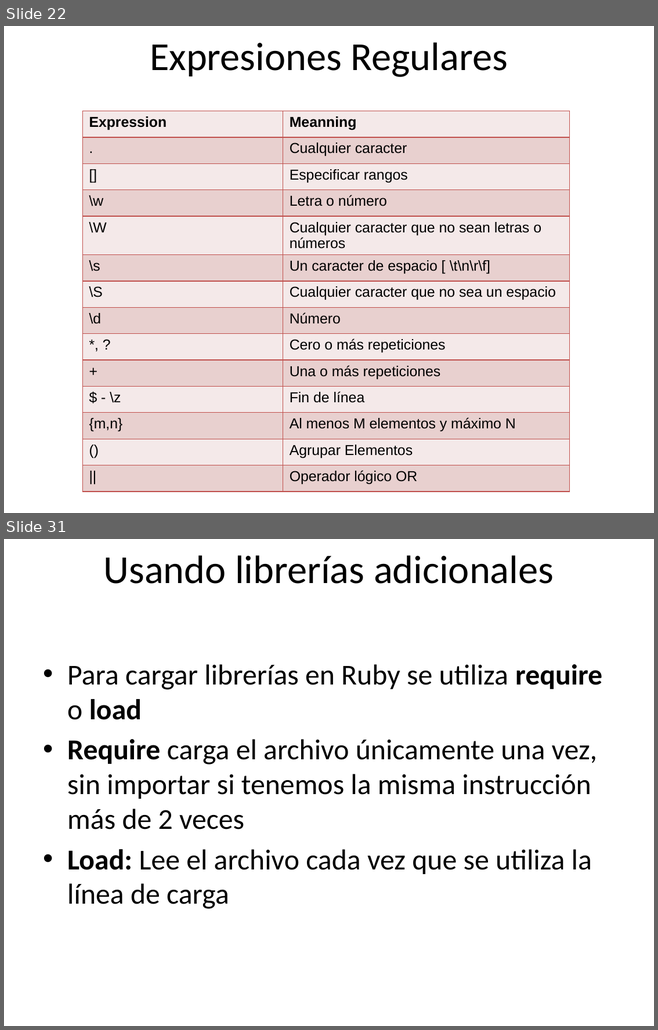
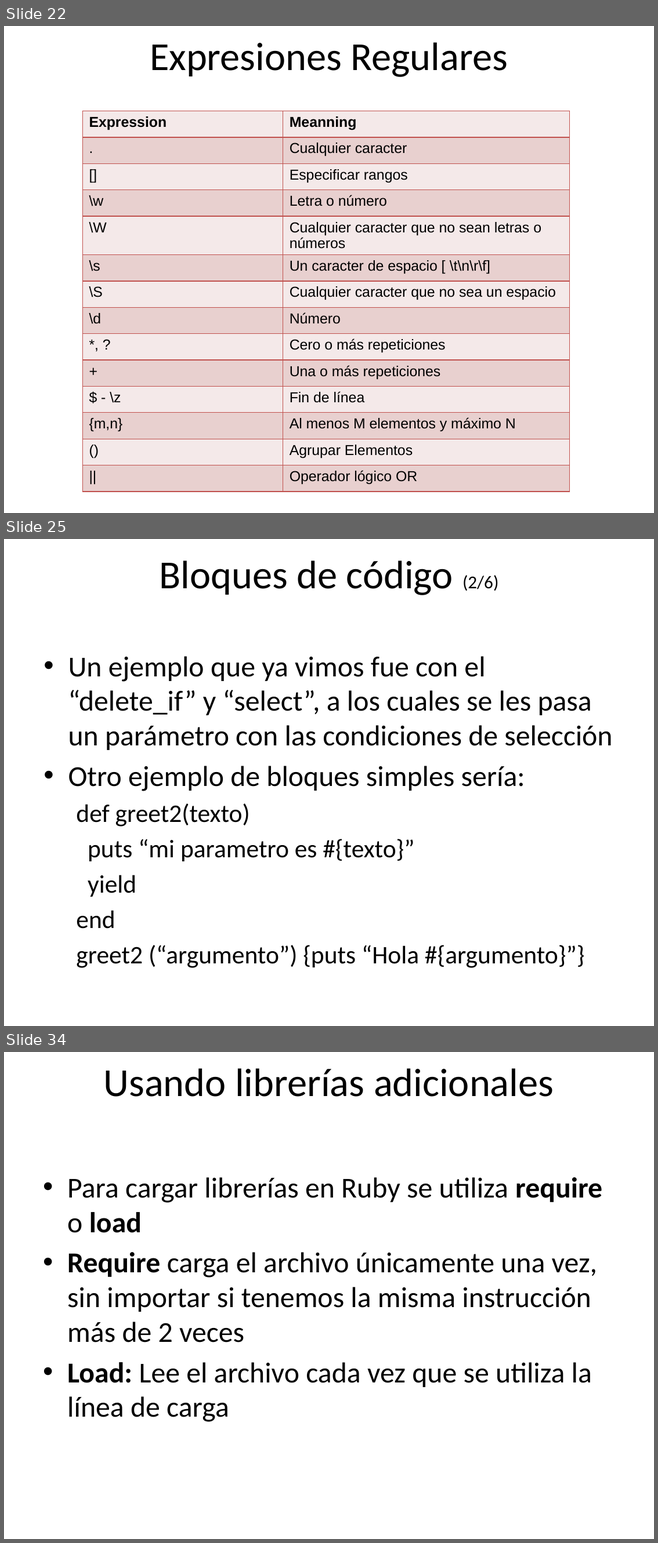
Before and after one commit to rarodriguez/curso_rails, a slide deck: presentaciones/Clase 2-Introduccion a Ruby.pptx. Shown one above the other, each under a label of ours: slides 22 and 31 before the commit, slides 22, 25 and 34 after it; the slides between them are not shown. The pictures are 658x1030 and 658x1543 pixels, drawn with LibreOffice and Linux fonts; fonts in the diff are those of the drawing; background and template pictures are left out. Boxes give left, top, right and bottom in pixels: in the first picture for what was removed or moved away, otherwise in the second. Text is boxed around its words. In the diff, an @@ line names an element or a change of style, - is before the commit and + after.

```diff
--- a/presentaciones/Clase 2-Introduccion a Ruby.pptx
+++ b/presentaciones/Clase 2-Introduccion a Ruby.pptx
@@ slide 25 added at bbox=[4, 539, 654, 1026], background picture (left out) @@
@@ title added at bbox=[159, 560, 498, 595], 44 pt, text #000000 @@
+Bloques de código (2/6)
@@ text added at bbox=[68, 656, 612, 968], 32 pt, text #000000 @@
+• Un ejemplo que ya vimos fue con el “delete_if” y “select”, a los cuales se les pasa un parámetro con las condiciones de selección
+• Otro ejemplo de bloques simples sería:
+  def greet2(texto)
+  puts “mi parametro es #{texto}”
+  yield
+  end
+  greet2 (“argumento”) {puts “Hola #{argumento}”}
@@ what was slide 31 is now slide 34 @@
```
Also in this commit, not shown: 10 slides changed, 2 other slides added.
